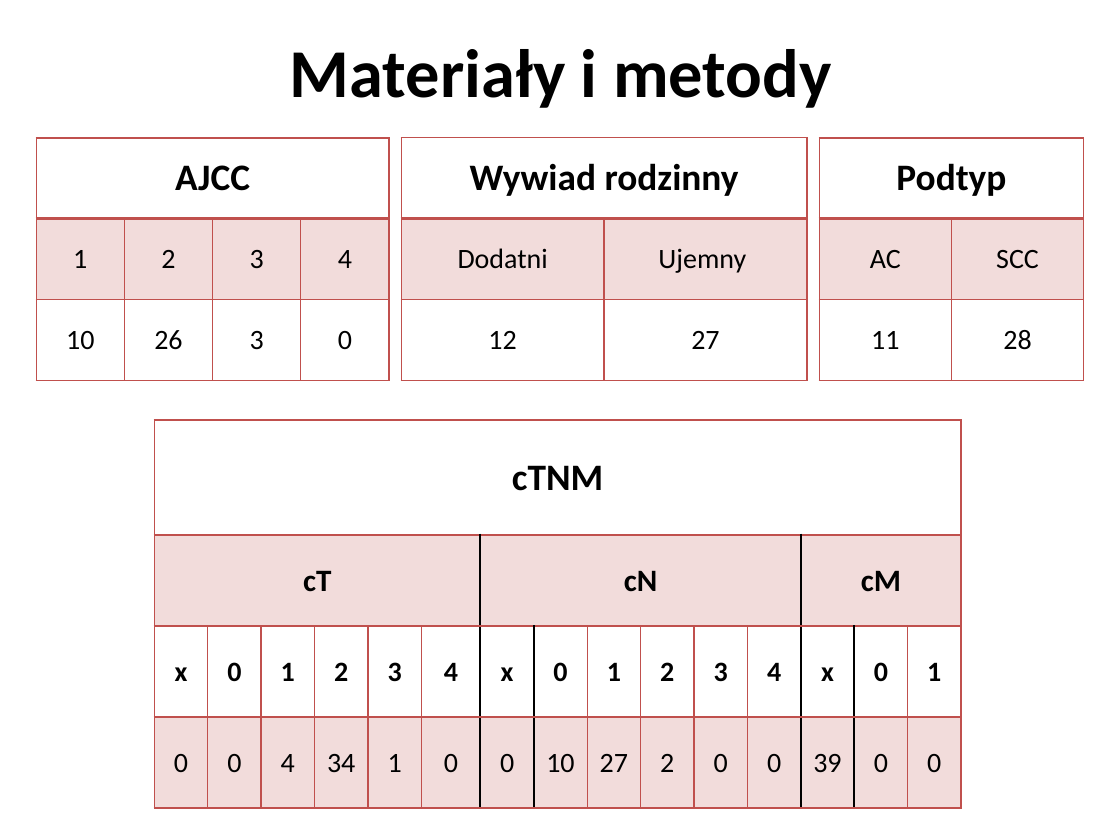
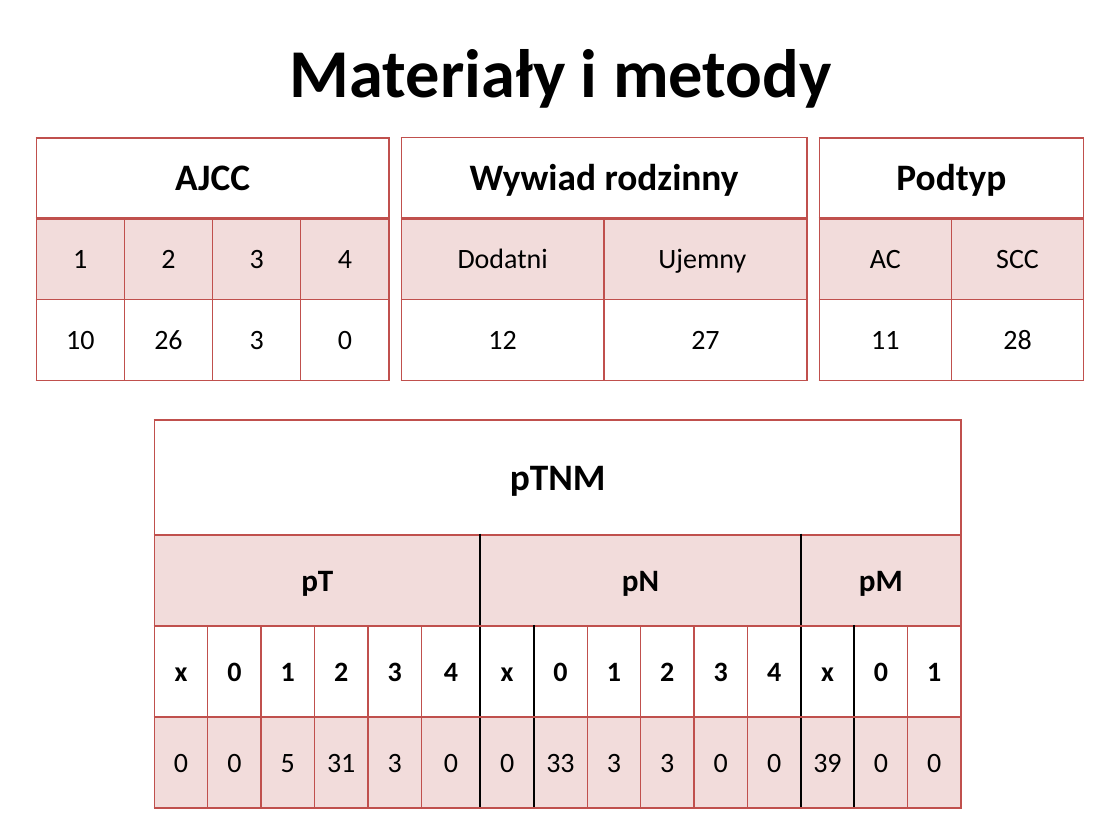
Before and after one commit to empro314/PBB, a slide deck: slide 5 of [1.3] Czy-stan-zapalny-ma-wpływ-na-raka-płuca.pptx. Drawn at 1120x840 pixels with LibreOffice and Linux fonts; fonts in the diff are those of the drawing. Boxes give left, top, right and bottom in pixels: in the first picture for what was removed or moved away, otherwise in the second. Text is boxed around its words. In the diff, an @@ line names an element or a change of style, - is before the commit and + after.

Commit message:
cNaP

```diff
--- a/[1.3] Czy-stan-zapalny-ma-wpływ-na-raka-płuca.pptx
+++ b/[1.3] Czy-stan-zapalny-ma-wpływ-na-raka-płuca.pptx
@@ table at (155, 420, 967, 808) @@
-row 1, column 1: cTNM
+row 1, column 1: pTNM
-row 2: cT |  |  |  |  |  | cN |  |  |  |  |  | cM |  | 
+row 2: pT |  |  |  |  |  | pN |  |  |  |  |  | pM |  | 
-row 4: 0 | 0 | 4 | 34 | 1 | 0 | 0 | 10 | 27 | 2 | 0 | 0 | 39 | 0 | 0
+row 4: 0 | 0 | 5 | 31 | 3 | 0 | 0 | 33 | 3 | 3 | 0 | 0 | 39 | 0 | 0
```
Also in this commit, not shown: 2 other slides changed, 1 slide added, 1 slide removed.
